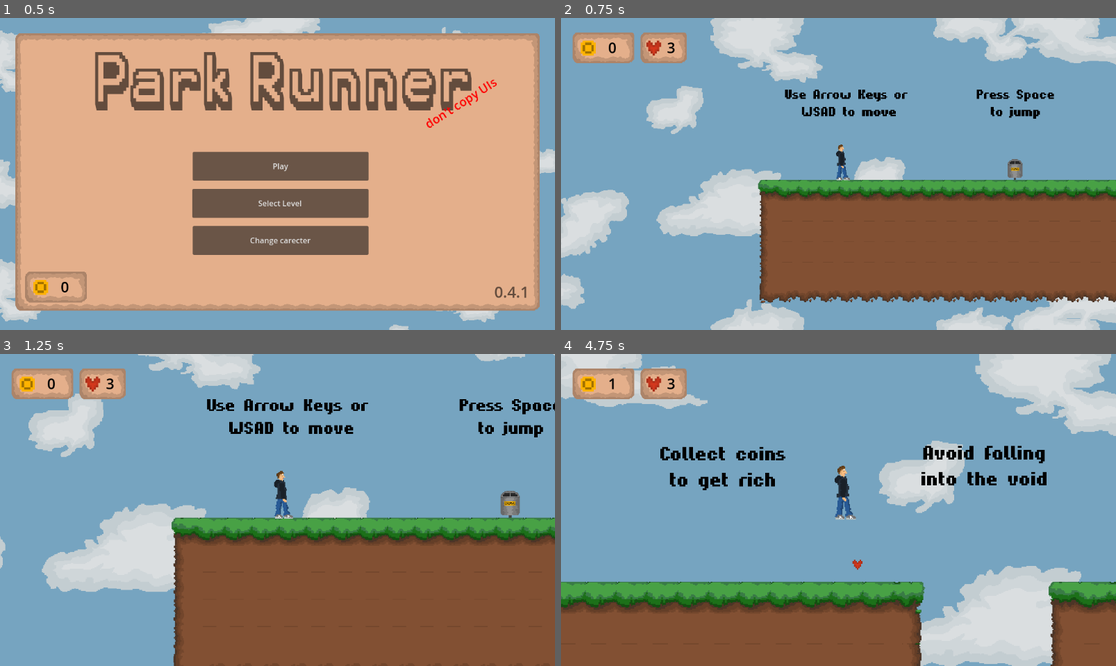
Above: before the commit, frames 1-4 (two rows, left to right).
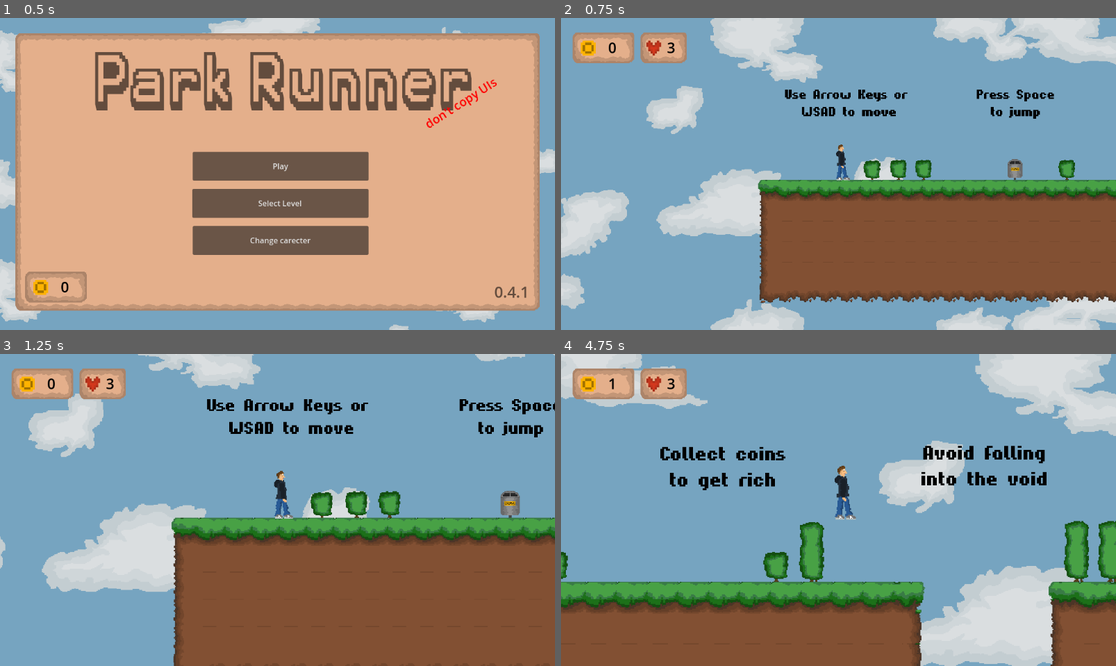
Above: after the commit, the same moments.

Repository: OriginalKitCat/the-treasure-of-treveldor
Game: Godot game, scene res://start screen.tscn
Two runs of this game, one before a commit and one after it. Both use one fixed random seed, a clock stepped at 60 frames per second and the inputs below.
Inputs:
- Up to frame 1 (0.5 s): no input
- Up to frame 2 (0.75 s): click "Play" at 0.5 s
- Up to frame 3 (1.25 s): no input
- Up to frame 4 (4.75 s): tap Space every 0.75 s from 1.25 to 4.25 s; hold Right (ui_right) 1.28-2.78 s; tap Alt at 1.35, 2.85, 4.35 s; tap Enter (ui_accept) at 1.52, 2.27, 3.77, 4.52 s; tap Shift at 2.1, 3.6 s; hold Left (ui_left) 2.78-3.53 s; hold Right (ui_right) from 3.53 s (still down)

Frame 1 is identical in both runs. In frame 2, 0.6% of the frame differs, in the area x 54-93%, y 45-52%; in frame 3, 0.8%; in frame 4, 2.6%, in the area x 0-100%, y 53-74%.

Commit message:
added trees, made a build

Diff:
--- a/level0.tscn
+++ b/level0.tscn
@@ -1,10 +1,12 @@
-[gd_scene load_steps=25 format=4 uid="uid://bqtlf303cs6qf"]
+[gd_scene load_steps=27 format=4 uid="uid://bqtlf303cs6qf"]
 
 [ext_resource type="Script" uid="uid://b60kxnvo2c5c7" path="res://level0.gd" id="1_vqwgl"]
 [ext_resource type="PackedScene" uid="uid://bqpot1xpmj7ye" path="res://parallax_bakground.tscn" id="2_jie2m"]
 [ext_resource type="Script" uid="uid://b6a8lkdkersh7" path="res://parallax_bakground.gd" id="3_65h7p"]
 [ext_resource type="FontFile" uid="uid://dk3rtw1w3qmkh" path="res://fonts/hardpixel/Hardpixel.OTF" id="4_5fe57"]
+[ext_resource type="Texture2D" uid="uid://ctib66mbp2w1m" path="res://images/tree6.PNG" id="4_57t8h"]
 [ext_resource type="PackedScene" uid="uid://capma046028re" path="res://barrier_block.tscn" id="5_57t8h"]
+[ext_resource type="Texture2D" uid="uid://bkqvurruvp1pe" path="res://images/tree7.PNG" id="5_no4c2"]
 [ext_resource type="PackedScene" uid="uid://ek7cm632k2ej" path="res://death_zone.tscn" id="6_no4c2"]
 [ext_resource type="Texture2D" uid="uid://dg046i62qotkl" path="res://images/grass_tile_new.PNG" id="7_evib2"]
 [ext_resource type="PackedScene" uid="uid://d3xj1ayxa4r28" path="res://extra_Live.tscn" id="8_cg7th"]
@@ -110,6 +112,106 @@
 scroll_offset = Vector2(-687, -199)
 script = ExtResource("3_65h7p")
 
+[node name="Sprite2D" type="Sprite2D" parent="."]
+position = Vector2(175, 305)
+texture = ExtResource("4_57t8h")
+
+[node name="Sprite2D2" type="Sprite2D" parent="."]
+position = Vector2(216, 304)
+texture = ExtResource("4_57t8h")
+
+[node name="Sprite2D3" type="Sprite2D" parent="."]
+position = Vector2(255, 304)
+texture = ExtResource("4_57t8h")
+
+[node name="Sprite2D4" type="Sprite2D" parent="."]
+position = Vector2(478, 304)
+texture = ExtResource("4_57t8h")
+
+[node name="Sprite2D5" type="Sprite2D" parent="."]
+position = Vector2(707, 304)
+texture = ExtResource("4_57t8h")
+
+[node name="Sprite2D9" type="Sprite2D" parent="."]
+position = Vector2(1459, 305)
+texture = ExtResource("4_57t8h")
+
+[node name="Sprite2D10" type="Sprite2D" parent="."]
+position = Vector2(1487, 304)
+texture = ExtResource("4_57t8h")
+
+[node name="Sprite2D11" type="Sprite2D" parent="."]
+position = Vector2(1515, 305)
+texture = ExtResource("4_57t8h")
+
+[node name="Sprite2D12" type="Sprite2D" parent="."]
+position = Vector2(1545, 304)
+texture = ExtResource("4_57t8h")
+
+[node name="Sprite2D13" type="Sprite2D" parent="."]
+position = Vector2(1640, 304)
+texture = ExtResource("4_57t8h")
+
+[node name="Sprite2D15" type="Sprite2D" parent="."]
+position = Vector2(1937, 303)
+texture = ExtResource("4_57t8h")
+
+[node name="Sprite2D16" type="Sprite2D" parent="."]
+position = Vector2(1959, 303)
+texture = ExtResource("4_57t8h")
+
+[node name="Sprite2D18" type="Sprite2D" parent="."]
+position = Vector2(2121, 273)
+texture = ExtResource("4_57t8h")
+
+[node name="Sprite2D19" type="Sprite2D" parent="."]
+position = Vector2(2202, 208)
+texture = ExtResource("4_57t8h")
+
+[node name="Sprite2D20" type="Sprite2D" parent="."]
+position = Vector2(2483, 242)
+texture = ExtResource("4_57t8h")
+
+[node name="Sprite2D21" type="Sprite2D" parent="."]
+position = Vector2(2507, 242)
+texture = ExtResource("4_57t8h")
+
+[node name="Sprite2D22" type="Sprite2D" parent="."]
+position = Vector2(2529, 242)
+texture = ExtResource("4_57t8h")
+
+[node name="Sprite2D23" type="Sprite2D" parent="."]
+position = Vector2(2621, 241)
+texture = ExtResource("4_57t8h")
+
+[node name="Sprite2D24" type="Sprite2D" parent="."]
+position = Vector2(2644, 241)
+texture = ExtResource("4_57t8h")
+
+[node name="Sprite2D25" type="Sprite2D" parent="."]
+position = Vector2(2668, 241)
+texture = ExtResource("4_57t8h")
+
+[node name="Sprite2D6" type="Sprite2D" parent="."]
+position = Vector2(744, 289)
+texture = ExtResource("5_no4c2")
+
+[node name="Sprite2D7" type="Sprite2D" parent="."]
+position = Vector2(1019, 288)
+texture = ExtResource("5_no4c2")
+
+[node name="Sprite2D8" type="Sprite2D" parent="."]
+position = Vector2(1054, 288)
+texture = ExtResource("5_no4c2")
+
+[node name="Sprite2D14" type="Sprite2D" parent="."]
+position = Vector2(1615, 289)
+texture = ExtResource("5_no4c2")
+
+[node name="Sprite2D17" type="Sprite2D" parent="."]
+position = Vector2(2144, 257)
+texture = ExtResource("5_no4c2")
+
 [node name="Label" type="Label" parent="."]
 offset_left = 39.0
 offset_top = 174.0
@@ -282,25 +384,25 @@
 position = Vector2(2576, 227)
 
 [node name="extralive" parent="." instance=ExtResource("8_cg7th")]
-position = Vector2(792, 303)
+position = Vector2(1397, 304)
 
 [connection signal="body_entered" from="grass_tiles/DeathZone" to="grass_tiles/DeathZone" method="_on_body_entered"]
-[connection signal="body_entered" from="grass_tiles/@Area2D@80564" to="grass_tiles/@Area2D@80564" method="_on_body_entered"]
-[connection signal="body_entered" from="grass_tiles/@Area2D@80565" to="grass_tiles/@Area2D@80565" method="_on_body_entered"]
-[connection signal="body_entered" from="grass_tiles/@Area2D@80566" to="grass_tiles/@Area2D@80566" method="_on_body_entered"]
-[connection signal="body_entered" from="grass_tiles/@Area2D@80567" to="grass_tiles/@Area2D@80567" method="_on_body_entered"]
-[connection signal="body_entered" from="grass_tiles/@Area2D@80568" to="grass_tiles/@Area2D@80568" method="_on_body_entered"]
-[connection signal="body_entered" from="grass_tiles/@Area2D@80569" to="grass_tiles/@Area2D@80569" method="_on_body_entered"]
-[connection signal="body_entered" from="grass_tiles/@Area2D@80570" to="grass_tiles/@Area2D@80570" method="_on_body_entered"]
-[connection signal="body_entered" from="grass_tiles/@Area2D@80571" to="grass_tiles/@Area2D@80571" method="_on_body_entered"]
-[connection signal="body_entered" from="grass_tiles/@Area2D@80572" to="grass_tiles/@Area2D@80572" method="_on_body_entered"]
-[connection signal="body_entered" from="grass_tiles/@Area2D@80573" to="grass_tiles/@Area2D@80573" method="_on_body_entered"]
-[connection signal="body_entered" from="grass_tiles/@Area2D@80574" to="grass_tiles/@Area2D@80574" method="_on_body_entered"]
-[connection signal="body_entered" from="grass_tiles/@Area2D@80575" to="grass_tiles/@Area2D@80575" method="_on_body_entered"]
-[connection signal="body_entered" from="grass_tiles/@Area2D@80576" to="grass_tiles/@Area2D@80576" method="_on_body_entered"]
-[connection signal="body_entered" from="grass_tiles/@Area2D@80577" to="grass_tiles/@Area2D@80577" method="_on_body_entered"]
-[connection signal="body_entered" from="grass_tiles/@Area2D@80578" to="grass_tiles/@Area2D@80578" method="_on_body_entered"]
-[connection signal="body_entered" from="grass_tiles/@Area2D@80579" to="grass_tiles/@Area2D@80579" method="_on_body_entered"]
-[connection signal="body_entered" from="grass_tiles/@Area2D@80580" to="grass_tiles/@Area2D@80580" method="_on_body_entered"]
-[connection signal="body_entered" from="grass_tiles/@Area2D@80581" to="grass_tiles/@Area2D@80581" method="_on_body_entered"]
-[connection signal="body_entered" from="grass_tiles/@Area2D@80582" to="grass_tiles/@Area2D@80582" method="_on_body_entered"]
+[connection signal="body_entered" from="grass_tiles/@Area2D@118276" to="grass_tiles/@Area2D@118276" method="_on_body_entered"]
+[connection signal="body_entered" from="grass_tiles/@Area2D@118277" to="grass_tiles/@Area2D@118277" method="_on_body_entered"]
+[connection signal="body_entered" from="grass_tiles/@Area2D@118278" to="grass_tiles/@Area2D@118278" method="_on_body_entered"]
+[connection signal="body_entered" from="grass_tiles/@Area2D@118279" to="grass_tiles/@Area2D@118279" method="_on_body_entered"]
+[connection signal="body_entered" from="grass_tiles/@Area2D@118280" to="grass_tiles/@Area2D@118280" method="_on_body_entered"]
+[connection signal="body_entered" from="grass_tiles/@Area2D@118281" to="grass_tiles/@Area2D@118281" method="_on_body_entered"]
+[connection signal="body_entered" from="grass_tiles/@Area2D@118282" to="grass_tiles/@Area2D@118282" method="_on_body_entered"]
+[connection signal="body_entered" from="grass_tiles/@Area2D@118283" to="grass_tiles/@Area2D@118283" method="_on_body_entered"]
+[connection signal="body_entered" from="grass_tiles/@Area2D@118284" to="grass_tiles/@Area2D@118284" method="_on_body_entered"]
+[connection signal="body_entered" from="grass_tiles/@Area2D@118285" to="grass_tiles/@Area2D@118285" method="_on_body_entered"]
+[connection signal="body_entered" from="grass_tiles/@Area2D@118286" to="grass_tiles/@Area2D@118286" method="_on_body_entered"]
+[connection signal="body_entered" from="grass_tiles/@Area2D@118287" to="grass_tiles/@Area2D@118287" method="_on_body_entered"]
+[connection signal="body_entered" from="grass_tiles/@Area2D@118288" to="grass_tiles/@Area2D@118288" method="_on_body_entered"]
+[connection signal="body_entered" from="grass_tiles/@Area2D@118289" to="grass_tiles/@Area2D@118289" method="_on_body_entered"]
+[connection signal="body_entered" from="grass_tiles/@Area2D@118290" to="grass_tiles/@Area2D@118290" method="_on_body_entered"]
+[connection signal="body_entered" from="grass_tiles/@Area2D@118291" to="grass_tiles/@Area2D@118291" method="_on_body_entered"]
+[connection signal="body_entered" from="grass_tiles/@Area2D@118292" to="grass_tiles/@Area2D@118292" method="_on_body_entered"]
+[connection signal="body_entered" from="grass_tiles/@Area2D@118293" to="grass_tiles/@Area2D@118293" method="_on_body_entered"]
+[connection signal="body_entered" from="grass_tiles/@Area2D@118294" to="grass_tiles/@Area2D@118294" method="_on_body_entered"]
Not shown, changed: export_presets.cfg
Binary file added: web_build_1/the-treasure-of-treveldor.apple-touch-icon.png
Not shown, added: web_build_1/the-treasure-of-treveldor.apple-touch-icon.png.import
Binary file added: web_build_1/the-treasure-of-treveldor.icon.png
Not shown, added: web_build_1/the-treasure-of-treveldor.icon.png.import
Binary file added: web_build_1/the-treasure-of-treveldor.png
Not shown, added: web_build_1/the-treasure-of-treveldor.png.import
Not shown, added: web_build_1/park_runner.zip
Not shown, added: web_build_1/the-treasure-of-treveldor.audio.position.worklet.js
Not shown, added: web_build_1/the-treasure-of-treveldor.audio.worklet.js
Not shown, added: web_build_1/the-treasure-of-treveldor.html
Not shown, added: web_build_1/the-treasure-of-treveldor.js
(and 2 more such lines)
